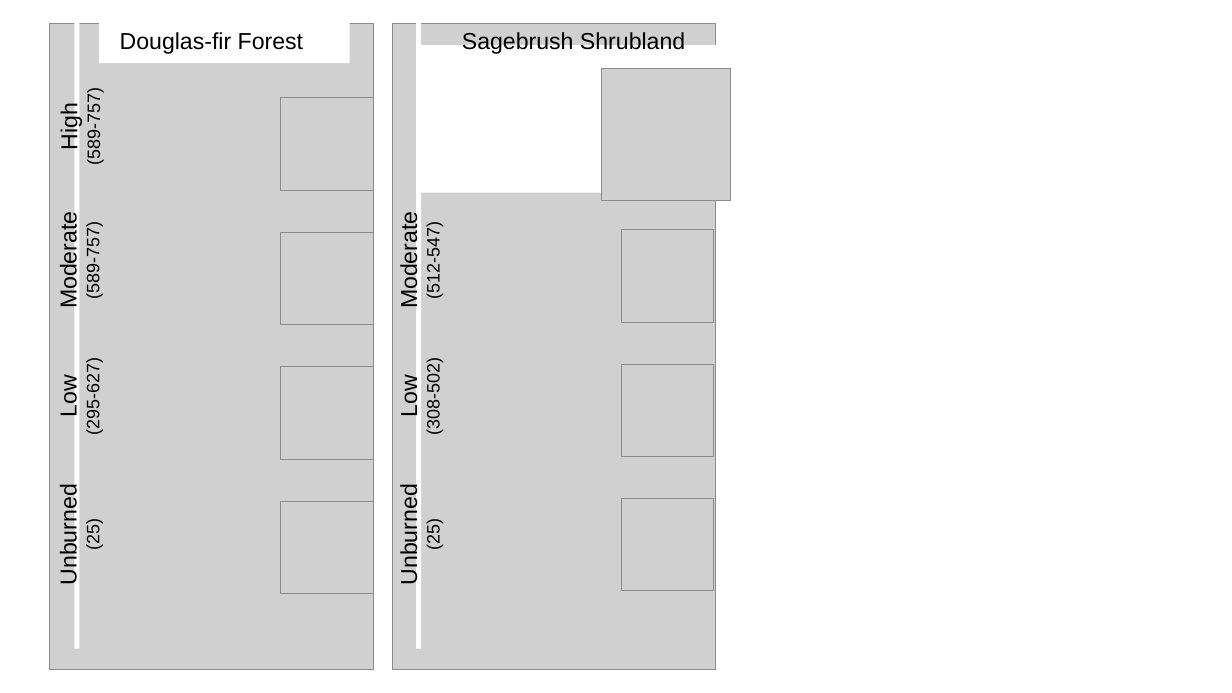
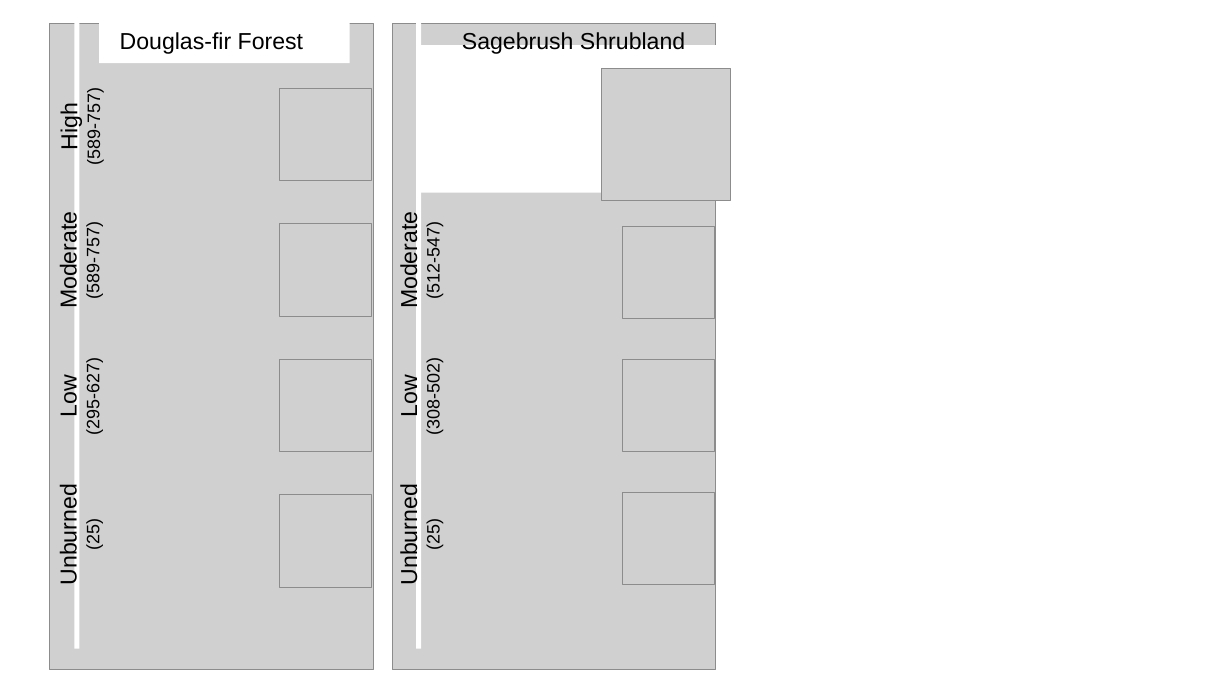
Before and after one commit to river-corridors-sfa/rcsfa-RC3-BSLE_P, a slide deck: slide 1 of figures/NMR_Spectra_Pie.pptx. Drawn at 1232x693 pixels with LibreOffice and Linux fonts; fonts in the diff are those of the drawing; grey boxes stand for pictures. Boxes give left, top, right and bottom in pixels: in the first picture for what was removed or moved away, otherwise in the second. Text is boxed around its words. In the diff, an @@ line names an element or a change of style, - is before the commit and + after.

```diff
--- a/figures/NMR_Spectra_Pie.pptx
+++ b/figures/NMR_Spectra_Pie.pptx
@@ picture: place and size @@
-picture at (281,98,373,190)
+picture at (280,89,372,181)
@@ picture: place and size @@
-picture at (281,232,373,324)
+picture at (280,224,372,316)
@@ 5 pictures: place and size @@
-5 pictures at (281,230,714,594)
+5 pictures at (280,226,715,588)
```
Also in this commit, not shown: 24 other files.
